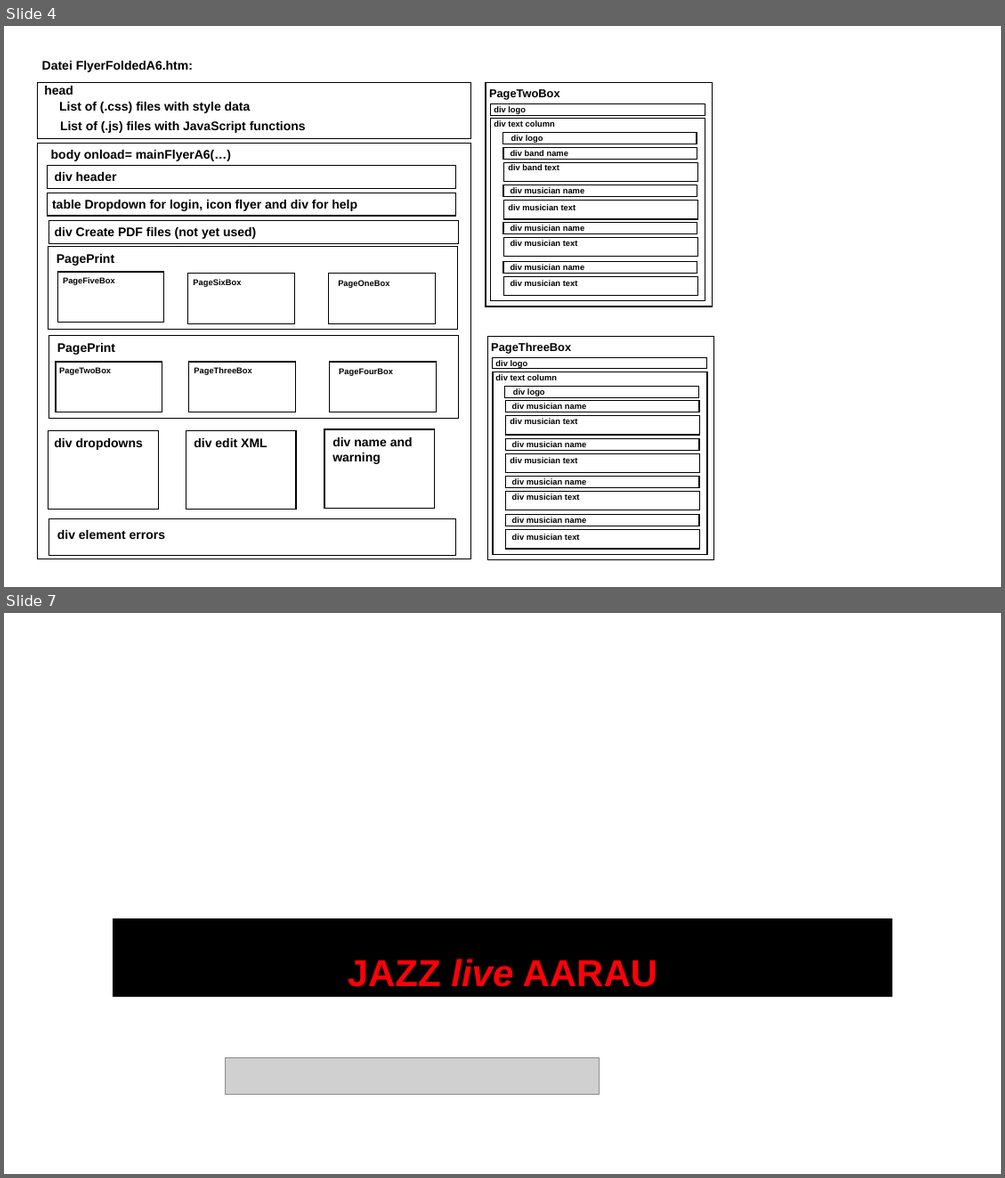
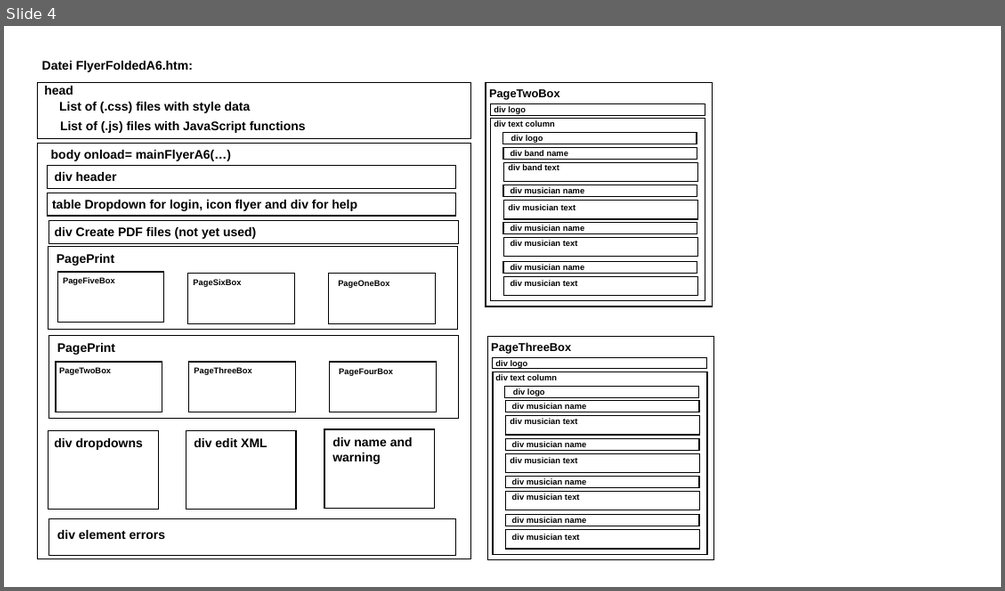
Before and after one commit to JazzLiveAarau/WwwFlyer, a slide deck: Description/FlyerPictures.pptx. Shown one above the other, each under a label of ours: slides 4 and 7 before the commit, slide 4 after it; the slides between them are not shown. The pictures are 1005x1178 and 1005x591 pixels, drawn with LibreOffice and Linux fonts; fonts in the diff are those of the drawing; grey boxes stand for pictures. Boxes give left, top, right and bottom in pixels: in the first picture for what was removed or moved away, otherwise in the second. Text is boxed around its words. In the diff, an @@ line names an element or a change of style, - is before the commit and + after.

```diff
--- a/Description/FlyerPictures.pptx
+++ b/Description/FlyerPictures.pptx
@@ slide 7 removed at [4, 613, 1001, 1174], background #FFFFFF @@
@@ rectangle removed at [113, 919, 892, 997] @@
@@ text removed at [348, 958, 658, 987] @@
-JAZZ live AARAU
@@ picture removed at [226, 1057, 599, 1094] @@
```
Also in this commit, not shown: 1 slide added, 4 other files.
